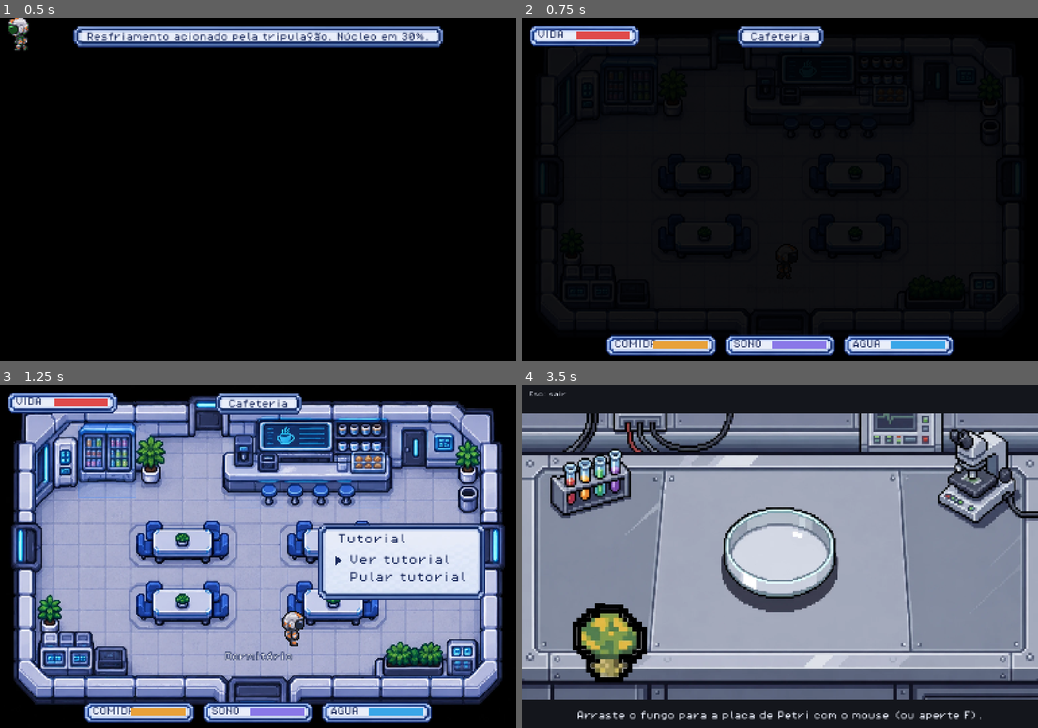
Above: before the commit, frames 1-4 (two rows, left to right).
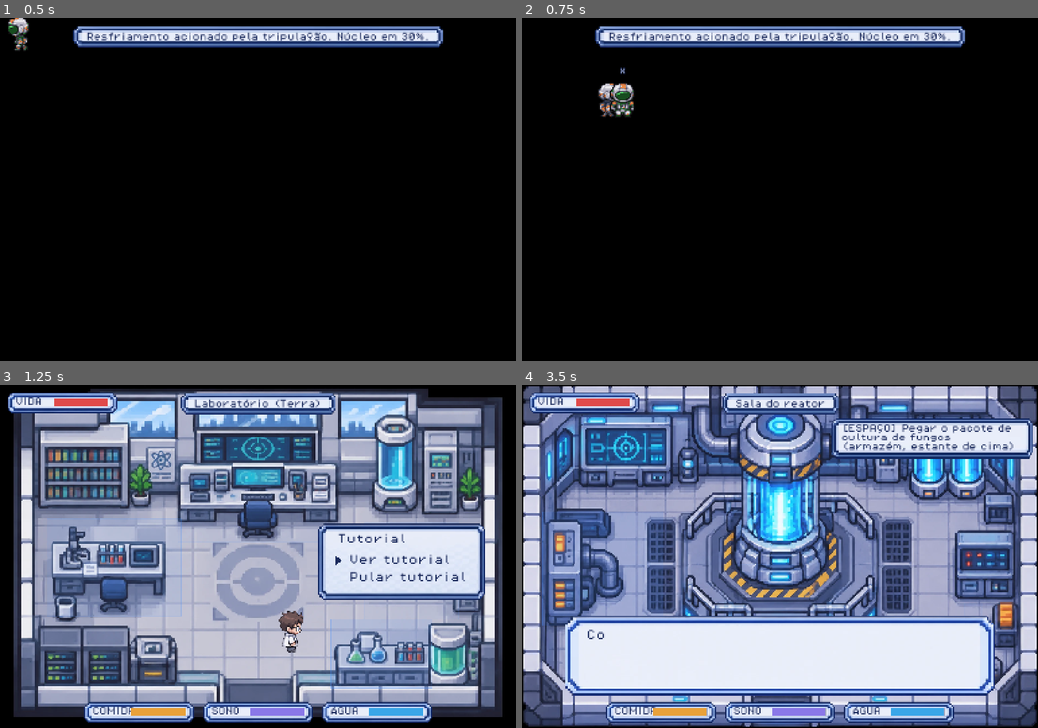
Above: after the commit, the same moments.

Repository: thallesgsrv/nasa-space-apps
Game: Godot game, scene res://tests/run_tests.tscn
The game is run twice, just before and just after one commit, with the same random seed, the same clock (stepped at 60 frames per second) and the same inputs. This scene is started directly instead of the project's main scene. Video files are missing from this copy of the repository; at most half a second of black plays in their place. Sound files missing from this copy of the repository are replaced by a short silence.
Inputs (mouse positions are in pixels of both pictures, inside the frame that each line leads up to):
- Up to frame 1 (0.5 s): no input
- Up to frame 2 (0.75 s): tap Enter at 0.5 s; move the mouse to (893, 172) at 0.52 s; hold D (move_right) from 0.53 s (still down); hold 1 (switch_world) from 0.53 s (still down); click (893, 172) at 0.67 s
- Up to frame 3 (1.25 s): keep holding D (move_right); keep holding 1 (switch_world); tap Space at 0.77 s
- Up to frame 4 (3.5 s): release D (move_right) at 1.25 s; release 1 (switch_world) at 1.25 s; drag from (676, 573) to (733, 439) at 1.27 s; move the mouse to (831, 481) at 2.02 s; hold D (move_right) 2.03-2.75 s; hold M (missions) 2.03-2.75 s; tap 1 (switch_world) at 2.3 s; drag from (754, 625) to (635, 566) at 2.77 s

Frame 1 is identical in both runs. In frame 2, 8.8% of the frame differs, in the area x 1-86%, y 2-99%; in frame 3, 64%; in frame 4, 93%, in the area x 0-100%, y 0-100%.

Commit message:
feat(game): jogo solo comeca na Terra, hitbox dos fantasmas e testes de coerencia das salas
- solo: comeca no laboratorio como cientista; o planejamento CML 1-9 acontece la; tecla 1 leva a estacao
- multiplayer: fantasma tem hitbox dos pes igual a do jogador e barra de verdade (transparente so
  enquanto sobreposto, para ninguem ficar preso no spawn)
- tests: portas/spawns/alvos das missoes, hitbox do fantasma, novos minigames abrem e fecham
- traducoes em ingles do CML/retorno e do inicio na Terra

Diff:
--- a/scripts/game.gd
+++ b/scripts/game.gd
@@ -55,6 +55,16 @@
 		world.add_child(scientist)
 		_on_earth = true
 		_load_room(EARTH_ROOM, EARTH_SPAWN)
+	elif not Net.is_online():
+		# jogo solo: tudo comeca na TERRA (o cientista na base). E la que a missao e planejada (CML 1-9);
+		# depois o jogador aperta 1 e vai para a estacao.
+		world.remove_child(astronaut)
+		player = scientist
+		world.add_child(scientist)
+		_on_earth = true
+		_saved_room = START_ROOM
+		_saved_pos = Vector2.ZERO   # ZERO = chegar pelo ponto "start" da cafeteria
+		_load_room(EARTH_ROOM, EARTH_SPAWN)
 	else:
 		_load_room(START_ROOM, START_SPAWN)
 	await _fade_to(0.0)
@@ -70,10 +80,14 @@
 		player.locked = true
 		await Interactions.show_tutorial()
 		if not MissionState.planned and not MissionState.planning_disabled:
+			if _on_earth:
+				await UI.say([tr("Você é o cientista na base, na Terra. É aqui que a missão nasce: o planejamento (CML 1 a 9)."), tr("Quando terminar, aperte 1 para ir à estação e começar a missão.")])
 			await MissionState.run_planning()   # fase na Terra: CML 1 a 9 (ou plano padrao)
 		player.locked = false
 		if Missions.active == "" and Missions.finished.is_empty():
 			Missions.start("bionutrientes")
+		if _on_earth:
+			UI.toast(tr("Missão planejada. Aperte 1 para ir à estação."), 6.0)
 
 
 func _process(_delta: float) -> void:
@@ -177,8 +191,11 @@
 		UI.toast(tr("Terra: você controla o cientista. Aperte 1 para voltar à estação."), 4.0)
 	else:
 		_swap_player(astronaut)
-		_load_room(_saved_room, "")
-		player.global_position = _saved_pos
+		if _saved_pos == Vector2.ZERO:
+			_load_room(_saved_room, START_SPAWN)   # primeira ida a estacao: chega na cafeteria
+		else:
+			_load_room(_saved_room, "")
+			player.global_position = _saved_pos
 		_on_earth = false
 		UI.toast(tr("Estação: você controla o astronauta."), 3.0)
 	await _fade_to(0.0)
--- a/scripts/ghost.gd
+++ b/scripts/ghost.gd
@@ -18,6 +18,10 @@
 }
 const MOVE_THRESHOLD := 6.0     # px de distancia ate o alvo para contar como "correndo"
 const FOLLOW := 14.0            # suavizacao da posicao
+## Hitbox dos pes: IGUAL a do player.tscn (44x22, subida de 11 px), para os bonecos se barrarem de
+## verdade. So fica solida quando o jogador local NAO esta em cima dela (ninguem fica preso no spawn).
+const FEET := Vector2(44, 22)
+const FEET_Y := -11.0
 
 var peer_id := 0
 var role := 0
@@ -29,6 +33,9 @@
 var _facing := "down"
 var _left := false              # olhando para a esquerda (so vale em "side")
 var _moving := false
+var _body: StaticBody2D         # hitbox (camada 1, como as paredes das salas)
+var _shape: CollisionShape2D
+var _solid := false
 
 
 func setup(id: int, player_role: int, display_name: String) -> void:
@@ -47,6 +54,16 @@
 		_anim.offset = Vector2(1.5, -18)
 		_anim.texture_filter = CanvasItem.TEXTURE_FILTER_NEAREST
 		add_child(_anim)
+	_body = StaticBody2D.new()
+	_body.name = "Hitbox"
+	_shape = CollisionShape2D.new()
+	var rect := RectangleShape2D.new()
+	rect.size = FEET
+	_shape.shape = rect
+	_shape.position = Vector2(0, FEET_Y)
+	_shape.disabled = true
+	_body.add_child(_shape)
+	add_child(_body)
 	_label = Label.new()
 	_label.text = display_name
 	_label.add_theme_font_override("font", FONT)
@@ -89,7 +106,29 @@
 		else:
 			_facing = "up" if to_target.y < 0.0 else "down"
 	global_position = global_position.lerp(_target, clampf(delta * FOLLOW, 0.0, 1.0))
+	_update_solid()
 	_refresh_visual()
+
+
+func is_solid() -> bool:
+	return _solid
+
+
+# Solido quando o jogador local esta fora da hitbox; transparente enquanto os dois se sobrepoem.
+func _update_solid() -> void:
+	var overlap := false
+	var lim := Vector2(40.0, 18.0) if _solid else Vector2(FEET.x + 6.0, FEET.y + 6.0)
+	for n in get_tree().get_nodes_in_group("player"):
+		var me := n as Node2D
+		if me == null or not me.is_inside_tree():
+			continue
+		var d := me.global_position - global_position
+		if absf(d.x) < lim.x and absf(d.y) < lim.y:
+			overlap = true
+	var want := not overlap
+	if want != _solid:
+		_solid = want
+		_shape.set_deferred("disabled", not want)
 
 
 func _refresh_visual() -> void:
--- a/scripts/lang.gd
+++ b/scripts/lang.gd
@@ -613,6 +613,52 @@
 	"O host saiu da partida. Voltando ao menu.": "The host left the game. Returning to the menu.",
 	"Você é o astronauta; seu parceiro é a base na Terra (cientista). A base prevê os perigos e dá o veredito das análises: conversem!": "You are the astronaut; your partner is the base on Earth (scientist). The base predicts hazards and gives the verdict on analyses: talk to each other!",
 	"A mochila é do astronauta. Você acompanha o estado dele pelas barras da tela.": "The backpack belongs to the astronaut. You follow their status on the bars on screen.",
+	"Você é o cientista na base, na Terra. É aqui que a missão nasce: o planejamento (CML 1 a 9).": "You are the scientist at the base on Earth. This is where the mission is born: planning (CML 1 to 9).",
+	"Quando terminar, aperte 1 para ir à estação e começar a missão.": "When you finish, press 1 to go to the station and start the mission.",
+	"Missão planejada. Aperte 1 para ir à estação.": "Mission planned. Press 1 to go to the station.",
+	"W / S: escolher     F ou Enter: confirmar     Esc: sair da sala": "W / S: choose     F or Enter: confirm     Esc: leave the room",
+	"No CML 7 vocês aceitaram o risco: %s.": "At CML 7 you accepted the risk: %s.",
+	"Para passar: ": "To pass: ",
+	"Créditos: %d": "Credits: %d",
+	"Nesta fase vocês projetam a missão na Terra. Cada decisão muda a nave e o que acontece no voo.": "In this phase you design the mission on Earth. Each decision changes the ship and what happens in flight.",
+	"Os 9 estágios CML medem a maturidade de uma missão: de uma ideia no guardanapo até o projeto pronto para construir.": "The 9 CML stages measure a mission's maturity: from a napkin idea to a design ready to build.",
+	"Um foguete maior carrega mais massa, mas custa mais. Se a nave passar da capacidade, a missão não é viável.": "A bigger rocket carries more mass but costs more. If the ship exceeds the capacity, the mission is not viable.",
+	"Dinheiro de reserva e tempo de folga protegem a missão. Mas créditos não gastos viram pontos no final (até um teto).": "Reserve money and slack time protect the mission. But unspent credits turn into points at the end (up to a cap).",
+	"Revisão cruzada: nenhuma inconsistência encontrada. Bom trabalho! Bônus de 5 créditos.": "Cross-check: no inconsistency found. Good job! 5-credit bonus.",
+	"INCONSISTÊNCIA: ": "INCONSISTENCY: ",
+	"Assumir o risco (risco +6)": "Accept the risk (risk +6)",
+	"Simulando a missão no papel... estes são os 3 maiores riscos.": "Simulating the mission on paper... these are the 3 biggest risks.",
+	"Cada mitigação custa %d créditos. O que ficar sem mitigação acontece com mais chance durante o voo.": "Each mitigation costs %d credits. Anything left unmitigated is more likely to happen during the flight.",
+	"PDR aprovado sem pendências.": "PDR approved with no open items.",
+	"Pedir ajuste do projeto (-%d créditos)": "Request a design adjustment (-%d credits)",
+	"Aprovar com dispensa (risco +%d)": "Approve with a waiver (risk +%d)",
+	"Massa %d / capacidade %s": "Mass %d / capacity %s",
+	"Consumo de energia: %d%%   Confiabilidade: %d   Comunicação: %d": "Energy use: %d%%   Reliability: %d   Communication: %d",
+	"Ciência: %d   Peças: %d   Risco: %d   Créditos: %d": "Science: %d   Parts: %d   Risk: %d   Credits: %d",
+	"Lançamento autorizado! Três tripulantes embarcam; a base na Terra acompanha.": "Launch authorized! Three crew members board; the base on Earth follows along.",
+	"Energia: %d%%   Combustível: %d%%": "Energy: %d%%   Fuel: %d%%",
+	"Núcleo do reator: %d%%   Vida: %d%%": "Reactor core: %d%%   Health: %d%%",
+	"Peças reserva: %d   Comunicação: %s": "Spare parts: %d   Communication: %s",
+	"RETORNO À TERRA": "RETURN TO EARTH",
+	"Primeiro, a verificação dos sistemas.": "First, the systems check.",
+	"Mais dados coletados. Combustível -15.": "More data collected. Fuel -15.",
+	"Combustível insuficiente para esperar. A tripulação parte agora.": "Not enough fuel to wait. The crew leaves now.",
+	"A base orienta: use o %s.": "The base advises: use the %s.",
+	"Sem enlace estável com a base: a reentrada será feita sem orientação.": "No stable link with the base: reentry will be done without guidance.",
+	"Reentrada perfeita! A cápsula pousa em segurança.": "Perfect reentry! The capsule lands safely.",
+	"Ângulo errado! A tripulação sofre uma reentrada dura: vida -%d.": "Wrong angle! The crew suffers a hard reentry: health -%d.",
+	"%s: %s": "%s: %s",
+	"A mitigação de \"%s\" (CML 7) ajudou: o evento aconteceu com menos chance.": "The mitigation of \"%s\" (CML 7) helped: the event was less likely to happen.",
+	"A peça reserva (CML 4) amorteceu o superaquecimento do reator.": "The spare part (CML 4) cushioned the reactor overheating.",
+	"Uma inconsistência do CML 6 foi assumida como risco: o risco da missão subiu.": "A CML 6 inconsistency was accepted as a risk: the mission risk went up.",
+	"O PDR foi aprovado com dispensa: requisitos não cumpridos aumentaram o risco.": "The PDR was approved with a waiver: unmet requirements increased the risk.",
+	"A boa comunicação (CML 3/5) deu a dica certa na reentrada.": "The good communication (CML 3/5) gave the right hint at reentry.",
+	"Sem enlace estável, a reentrada foi sem orientação.": "Without a stable link, reentry was unguided.",
+	"Nota final: %s (%d/100)": "Final grade: %s (%d/100)",
+	"Ciência %d   Nave %d   Decisões %d": "Science %d   Ship %d   Decisions %d",
+	"Eficiência %d   Orçamento %d (sobraram %d créditos)": "Efficiency %d   Budget %d (%d credits left)",
+	"Cooperação com a base: %d (ações da base: %d)": "Cooperation with the base: %d (base actions: %d)",
+	"SELOS: REAL = registro científico real; RISCO = fenômeno real, ocorrência simulada; FICT = desafio fictício do jogo.": "SEALS: REAL = real scientific record; RISK = real phenomenon, simulated occurrence; FICT = fictional game challenge.",
 }
 
 var language := "pt"
--- a/tests/run_tests.gd
+++ b/tests/run_tests.gd
@@ -41,9 +41,11 @@
 	await _test_net_client_game_scene()
 	_test_net_roles()
 	await _test_ghost_animation()
+	await _test_ghost_hitbox()
 	await _test_net_crew_client_scene()
 	_test_translations()
 	_test_assets_referenced_exist()
+	_test_rooms_consistency()
 	await _test_every_interaction_and_minigame()
 	await _test_game_over_flow_in_game_scene()
 	print("\n%d verificacoes, %d falhas" % [_checks, _fails])
@@ -446,6 +448,7 @@
 	await get_tree().create_timer(0.7).timeout   # espera o fade e o menu do tutorial abrirem
 	UI.dismiss_all()   # fecha o tutorial
 	await get_tree().create_timer(0.1).timeout
+	check(game._on_earth and game._room.room_id() == "laboratorio" and game.player == game.scientist, "o jogo solo COMECA na Terra (laboratorio, como cientista)")
 	var rooms: Array = []
 	for f in DirAccess.get_files_at("res://scenes/rooms"):
 		if f.ends_with(".tscn"):
@@ -473,6 +476,11 @@
 	# minigames
 	var opens := {
 		"petri": func(): return UI.open_petri(),
+		"nave (desvio)": func(): return UI.open_dodge(),
+		"microscopio": func(): return UI.open_microscope(1),
+		"mural de formulas": func(): return UI.open_mural(false),
+		"mural de formulas (dificil)": func(): return UI.open_mural(true),
+		"reagente": func(): return UI.open_reagent(1),
 		"mochila": func(): return UI.open_grid("inventory"),
 		"armario": func(): return UI.open_grid("storage"),
 	}
@@ -485,12 +493,13 @@
 		g.queue_free()
 		await get_tree().process_frame
 	# troca estacao <-> Terra
+	var was: bool = game._on_earth
 	game.toggle_world()
 	await get_tree().create_timer(1.0).timeout
-	check(game._on_earth, "foi para a Terra")
+	check(game._on_earth != was, "trocou de mundo")
 	game.toggle_world()
 	await get_tree().create_timer(1.0).timeout
-	check(not game._on_earth, "voltou para a estacao")
+	check(game._on_earth == was, "voltou ao mundo de antes")
 	game.queue_free()
 	await get_tree().process_frame
 	UI.reset()
@@ -717,3 +726,84 @@
 	check(sg._still.texture == sg.SCIENTIST_TEX["side"] and sg._still.flip_h, "cientista vira para o lado e espelha")
 	root.queue_free()
 	await get_tree().process_frame
+
+
+func _test_ghost_hitbox() -> void:
+	section("multiplayer: fantasma tem hitbox dos pes (igual a do jogador) e barra de verdade")
+	var root := Node2D.new()
+	add_child(root)
+	var me := (load("res://scenes/player.tscn") as PackedScene).instantiate() as CharacterBody2D
+	root.add_child(me)
+	me.global_position = Vector2(100, 300)
+	var g := Node2D.new()
+	g.set_script(load("res://scripts/ghost.gd"))
+	root.add_child(g)
+	g.setup(1, Net.Role.ASTRONAUT2, "X")
+	g.set_target(Vector2(300, 300))
+	await get_tree().physics_frame
+	await get_tree().physics_frame
+	var hb := g.get_node_or_null("Hitbox") as StaticBody2D
+	check(hb != null, "o fantasma tem um corpo Hitbox")
+	var mine := (me.get_node("CollisionShape2D").shape as RectangleShape2D).size
+	var theirs := (hb.get_child(0).shape as RectangleShape2D).size
+	check(mine == theirs, "hitbox do fantasma = hitbox do jogador (%s)" % str(mine))
+	check(g.is_solid(), "longe do jogador local o fantasma e solido")
+	# o jogador anda contra o fantasma e e barrado (nao atravessa)
+	me.global_position = Vector2(200, 300)
+	var moved := 0.0
+	for i in 40:
+		var c := me.move_and_collide(Vector2(10, 0))
+		await get_tree().physics_frame
+		if c != null:
+			break
+		moved += 10.0
+	check(me.global_position.x < 300.0 - 22.0 + 1.0, "o jogador para na frente do fantasma (x=%d)" % int(me.global_position.x))
+	# em cima do fantasma (spawn sobreposto): fica transparente, ninguem trava
+	me.global_position = Vector2(300, 300)
+	g._update_solid()   # direto: a fisica empurra o jogador para fora antes de um quadro passar
+	check(not g.is_solid(), "sobreposto ao jogador o fantasma deixa de ser solido")
+	me.global_position = Vector2(100, 300)
+	g._update_solid()
+	check(g.is_solid(), "ao se afastar o fantasma volta a ser solido")
+	root.queue_free()
+	await get_tree().process_frame
+
+
+# ---------------------------------------------------------------- coerencia das salas
+func _test_rooms_consistency() -> void:
+	section("salas: portas, spawns e objetivos das missoes sao coerentes")
+	var spawns := {}      # id da sala -> nomes dos spawns
+	var actions := {}     # id da sala -> acoes das zonas de interacao
+	var doors := {}       # id da sala -> [[destino, spawn]]
+	for f in DirAccess.get_files_at("res://scenes/rooms"):
+		if not f.ends_with(".tscn"):
+			continue
+		var id := f.get_basename()
+		var room := (load("res://scenes/rooms/" + f) as PackedScene).instantiate()
+		spawns[id] = []
+		actions[id] = []
+		doors[id] = []
+		for m in room.get_node("Spawns").get_children():
+			spawns[id].append(String(m.name))
+		for z in room.get_node("Interativos").get_children():
+			actions[id].append(String(z.get("action")))
+		for d in room.get_node("Portas").get_children():
+			doors[id].append([String(d.get("target_room")).get_file().get_basename(), String(d.get("target_spawn"))])
+		room.free()
+	for id in doors:
+		for d in doors[id]:
+			check(spawns.has(d[0]), "%s: a porta leva a uma sala que existe (%s)" % [id, d[0]])
+			if spawns.has(d[0]):
+				check(spawns[d[0]].has(d[1]), "%s: o spawn '%s' existe em %s" % [id, d[1], d[0]])
+				if d[0] != "laboratorio":
+					var back := false
+					for b in doors[d[0]]:
+						if b[0] == id:
+							back = true
+					check(back, "%s tem porta de volta para %s" % [d[0], id])
+	# todos os alvos que a missao aponta tem a zona de interacao na sala
+	var targets := [["armazem", "mission_pacotes"], ["armazem", "aquecedor"], ["sala_controle", "centrifuga"],
+		["armazem", "capsula"], ["laboratorio", "mesa_analise"], ["laboratorio", "painel_base"],
+		["sala_controle", "assento"], ["sala_reator", "escudos"], ["sala_reator", "nucleo"]]
+	for tg in targets:
+		check(actions.has(tg[0]) and actions[tg[0]].has(tg[1]), "a sala %s tem a zona '%s'" % [tg[0], tg[1]])
